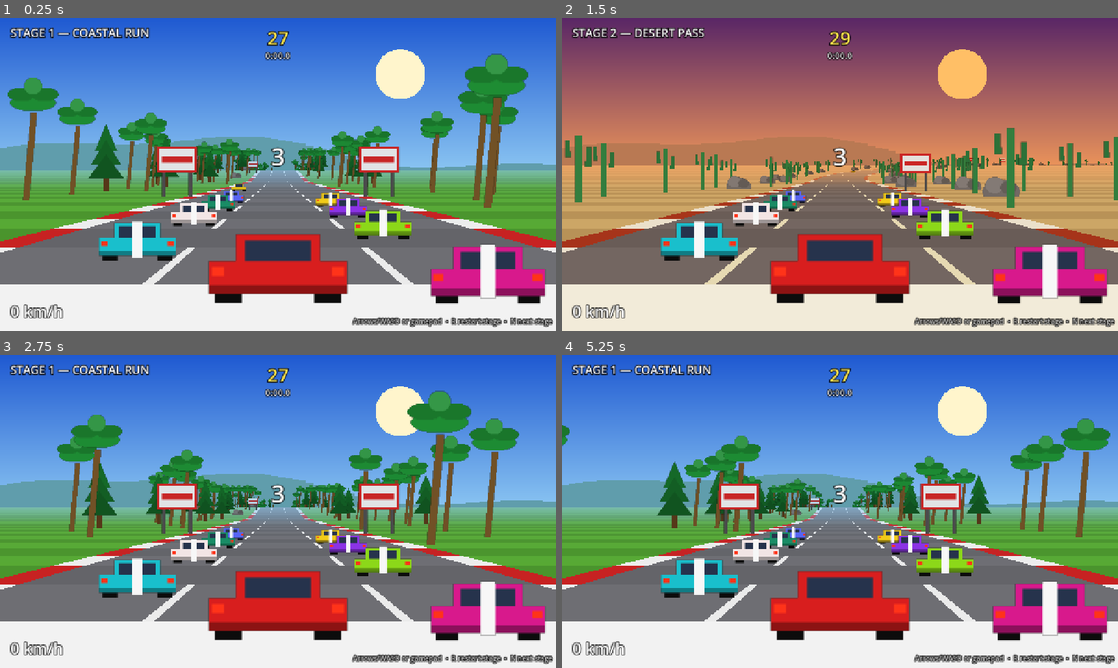
Above: before the commit, frames 1-4 (two rows, left to right).
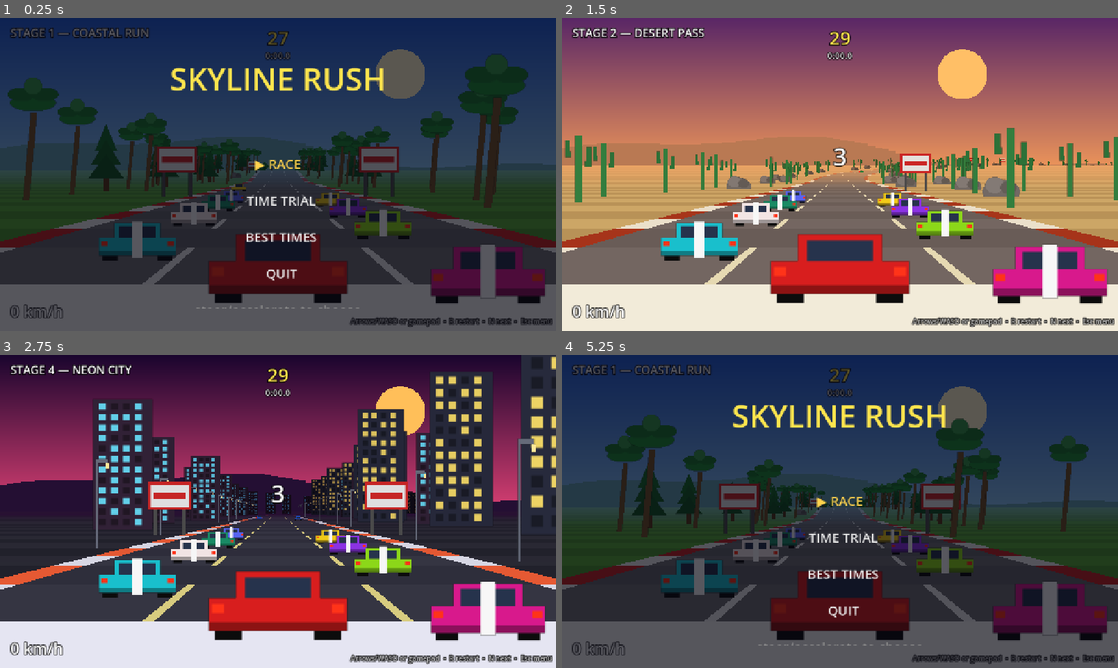
Above: after the commit, the same moments.

Repository: csmallfield/Racer2D
Game: Godot game, scene res://scenes/main.tscn
The game is run twice, just before and just after one commit, with the same random seed, the same clock (stepped at 60 frames per second) and the same inputs.
Inputs:
- Up to frame 1 (0.25 s): no input
- Up to frame 2 (1.5 s): tap Enter (ui_accept) at 0.5, 0.77, 0.8, 1.07, 1.25, 1.35 s; hold D (steer_right) 0.53-1.28 s; tap N (next_level) at 0.6 s; hold S (brake) from 1.28 s (still down)
- Up to frame 3 (2.75 s): tap Enter (ui_accept) at 1.52, 1.82, 2.3 s; tap N (next_level) at 1.55, 2.1 s; tap R (restart) at 2 s; release S (brake) at 2.03 s; hold D (steer_right) from 2.03 s (still down)
- Up to frame 4 (5.25 s): tap Enter (ui_accept) at 2.75, 3.02, 3.32, 3.6, 3.77, 4.07, 4.52, 4.82 s; release D (steer_right) at 2.78 s; hold W (accelerate) 2.78-3.53 s; tap N (next_level) at 2.85, 4.35, 5.1 s; tap R (restart) at 3.5, 4.15 s; hold A (steer_left) 3.53-5.03 s; tap Escape (ui_cancel) at 4.9 s; hold S (brake) from 5.03 s (still down)

The runs differ from the first frame. In frame 1, 99% of the frame differs, in the area x 0-100%, y 0-100%; in frame 2, 0.6%; in frame 3, 76%; in frame 4, 99%.

Commit message:
a menu and two new levels

Diff:
--- a/outrun_pseudo3d/scenes/main.tscn
+++ b/outrun_pseudo3d/scenes/main.tscn
@@ -1,6 +1,6 @@
-[gd_scene format=3 uid="uid://djwr4hdamedvd"]
+[gd_scene load_steps=2 format=3]
 
-[ext_resource type="Script" uid="uid://cgn555k7u2xhx" path="res://scripts/main.gd" id="1"]
+[ext_resource type="Script" path="res://scripts/main.gd" id="1"]
 
-[node name="Main" type="Node2D" unique_id=1133241791]
+[node name="Main" type="Node2D"]
 script = ExtResource("1")
--- a/outrun_pseudo3d/scripts/hud.gd
+++ b/outrun_pseudo3d/scripts/hud.gd
@@ -36,7 +36,7 @@
 	_make_leaderboard()
 	hint_label = _make_label(Vector2(0, 686), Vector2(1272, 30), 16,
 			HORIZONTAL_ALIGNMENT_RIGHT, Color(1, 1, 1, 0.7))
-	hint_label.text = "Arrows/WASD or gamepad  •  R restart stage  •  N next stage"
+	hint_label.text = "Arrows/WASD or gamepad  •  R restart  •  N next  •  Esc menu"
 
 
 func _make_label(pos: Vector2, size: Vector2, font_size: int,
@@ -67,6 +67,13 @@
 
 func set_message(text: String) -> void:
 	message_label.text = text
+
+
+## Reset per-race HUD elements (position, flash) between modes/menu.
+func clear_race_ui() -> void:
+	position_label.text = ""
+	flash_label.text = ""
+	_flash_t = 0.0
 
 
 func set_position_rank(rank: int, total: int) -> void:
--- /dev/null
+++ b/outrun_pseudo3d/scripts/levels/level_04_city.gd
@@ -0,0 +1,53 @@
+extends TrackLevel
+## STAGE 4 — Neon City.
+## Flat, fast, and tight: hard 90-ish corners between straights, heavy
+## traffic, skyline both sides, synthwave dusk palette.
+
+
+func _init() -> void:
+	level_name = "STAGE 4 — NEON CITY"
+	time_limit = 85.0
+	traffic_count = 20
+	music = "music_city"
+	theme = {
+		"sky_top": Color(0.1, 0.02, 0.18),
+		"sky_bottom": Color(0.85, 0.25, 0.45),
+		"sun": Color(1.0, 0.75, 0.35),
+		"hills": Color(0.12, 0.06, 0.2),          # reads as a far skyline
+		"grass_light": Color(0.16, 0.16, 0.2),    # concrete verges
+		"grass_dark": Color(0.13, 0.13, 0.17),
+		"road_light": Color(0.21, 0.21, 0.26),
+		"road_dark": Color(0.18, 0.18, 0.23),
+		"rumble_light": Color(0.85, 0.85, 0.9),
+		"rumble_dark": Color(0.9, 0.35, 0.2),
+		"lane": Color(0.85, 0.8, 0.5),
+		"fog": Color(0.16, 0.06, 0.2),
+		"start": Color(0.9, 0.9, 0.95),
+		"finish": Color(0.06, 0.06, 0.1),
+	}
+
+
+func build(b: TrackBuilder) -> void:
+	var R := TrackBuilder.ROAD
+
+	# --- Road layout: a flat street grid — straights into hard corners ---
+	b.add_straight(R.LENGTH.MEDIUM)
+	b.add_curve(R.LENGTH.SHORT, R.CURVE.HARD)
+	b.add_straight(R.LENGTH.SHORT)
+	b.add_curve(R.LENGTH.SHORT, -R.CURVE.HARD)
+	b.add_straight(R.LENGTH.MEDIUM)
+	b.add_curve(R.LENGTH.MEDIUM, R.CURVE.MEDIUM)
+	b.add_curve(R.LENGTH.SHORT, -R.CURVE.HARD)
+	b.add_straight(R.LENGTH.SHORT)
+	b.add_curve(R.LENGTH.SHORT, R.CURVE.HARD)
+	b.add_straight(R.LENGTH.LONG)
+
+	# --- Scenery: skyline walls, streetlights metronoming past ---
+	var end := b.segments.size()
+	b.add_scenery("building", 10, end, 14, 1.0, 2.2, 3.6)
+	b.add_scenery("building_2", 16, end, 17, -1.0, 2.0, 3.4)
+	b.add_scenery("building_2", 24, end, 23, 1.0, 2.6, 4.0)
+	b.add_scenery("streetlight", 8, end, 10, -1.0, 1.35, 1.45)
+	b.add_scenery("streetlight", 13, end, 10, 1.0, 1.35, 1.45)
+	b.add_sprite(28, "sign", -1.3)
+	b.add_sprite(28, "sign", 1.3)
--- /dev/null
+++ b/outrun_pseudo3d/scripts/levels/level_05_jungle.gd
@@ -0,0 +1,54 @@
+extends TrackLevel
+## STAGE 5 — Jungle Run.
+## Winding and claustrophobic: relentless medium curves over rolling
+## ground, dense canopy walls, thick green haze. Few straights — rhythm
+## is everything.
+
+
+func _init() -> void:
+	level_name = "STAGE 5 — JUNGLE RUN"
+	time_limit = 95.0
+	traffic_count = 10
+	music = "music_jungle"
+	theme = {
+		"sky_top": Color(0.35, 0.6, 0.55),
+		"sky_bottom": Color(0.75, 0.85, 0.6),
+		"sun": Color(1.0, 0.95, 0.75),
+		"hills": Color(0.1, 0.3, 0.2),
+		"grass_light": Color(0.16, 0.42, 0.18),
+		"grass_dark": Color(0.12, 0.36, 0.14),
+		"road_light": Color(0.4, 0.34, 0.26),     # packed dirt
+		"road_dark": Color(0.35, 0.3, 0.22),
+		"rumble_light": Color(0.75, 0.7, 0.55),
+		"rumble_dark": Color(0.5, 0.3, 0.15),
+		"lane": Color(0.7, 0.65, 0.5),
+		"fog": Color(0.3, 0.5, 0.35),
+		"start": Color(0.9, 0.9, 0.8),
+		"finish": Color(0.1, 0.15, 0.08),
+	}
+
+
+func build(b: TrackBuilder) -> void:
+	var R := TrackBuilder.ROAD
+
+	# --- Road layout: winding, hilly, almost no rest ---
+	b.add_straight(R.LENGTH.SHORT)
+	b.add_s_curves()
+	b.add_curve(R.LENGTH.MEDIUM, R.CURVE.MEDIUM, R.HILL.LOW)
+	b.add_low_rolling_hills()
+	b.add_curve(R.LENGTH.MEDIUM, -R.CURVE.MEDIUM, -R.HILL.LOW)
+	b.add_s_curves()
+	b.add_curve(R.LENGTH.SHORT, R.CURVE.HARD, R.HILL.LOW)
+	b.add_low_rolling_hills()
+	b.add_curve(R.LENGTH.MEDIUM, -R.CURVE.MEDIUM)
+	b.add_downhill_to_end()
+
+	# --- Scenery: canopy pressing in on both sides ---
+	var end := b.segments.size()
+	b.add_scenery("tree", 8, end, 5, 1.0, 1.25, 2.2)
+	b.add_scenery("tree", 11, end, 5, -1.0, 1.25, 2.2)
+	b.add_scenery("palm", 14, end, 9, 1.0, 1.5, 2.8)
+	b.add_scenery("palm", 19, end, 9, -1.0, 1.5, 2.8)
+	b.add_scenery("rock", 40, end, 37, -1.0, 1.3, 1.8)
+	b.add_sprite(26, "sign", -1.3)
+	b.add_sprite(26, "sign", 1.3)
--- a/outrun_pseudo3d/scripts/main.gd
+++ b/outrun_pseudo3d/scripts/main.gd
@@ -5,9 +5,13 @@
 const LEVELS_DIR := "res://scripts/levels"
 const AI_LOOKAHEAD := 20        # segments traffic scans ahead for avoidance
 
-enum State { COUNTDOWN, RUNNING, STAGE_CLEAR, GAME_OVER }
+enum State { MENU, LEVEL_SELECT, LEADERBOARD, COUNTDOWN, RUNNING, STAGE_CLEAR, GAME_OVER }
+enum Mode { RACE, TIME_TRIAL }
+
+const MENU_ITEMS: Array[String] = ["RACE", "TIME TRIAL", "BEST TIMES", "QUIT"]
 
 var level_paths: Array = []
+var level_names: Array = []     # display names, parallel to level_paths
 var level_index := 0
 var level: TrackLevel
 var track: TrackBuilder
@@ -18,7 +22,11 @@
 var renderer: RoadRenderer
 var hud: HudLayer
 
-var state: State = State.RUNNING
+var state: State = State.MENU
+var mode: Mode = Mode.RACE
+var menu: MenuLayer
+var menu_sel := 0               # highlighted row in the current menu view
+var select_sel := 0             # highlighted stage in level select / board
 var time_left := 0.0
 var countdown_t := 0.0          # 3..0 pre-race countdown
 var _last_count := -1           # last whole second announced in the countdown
@@ -39,7 +47,10 @@
 	add_child(renderer)
 	hud = HudLayer.new()
 	add_child(hud)
-	_load_level(0)
+	menu = MenuLayer.new()
+	add_child(menu)
+	_load_level(0)   # idle stage 1 as the menu backdrop
+	_enter_menu()
 
 
 ## Levels are auto-discovered: drop a new .gd file into res://scripts/levels/
@@ -58,6 +69,11 @@
 				if not level_paths.has(path):
 					level_paths.append(path)
 	level_paths.sort()
+	level_names.clear()
+	for path in level_paths:
+		var script: GDScript = load(path)
+		var inst: TrackLevel = script.new()
+		level_names.append(inst.level_name)
 	if level_paths.is_empty():
 		push_error("No levels found in %s" % LEVELS_DIR)
 
@@ -81,19 +97,38 @@
 	player = PlayerCar.new()
 	_spawn_traffic()
 	rivals = RivalManager.new()
-	rivals.spawn(self, level.rival_count)
+	rivals.spawn(self, level.rival_count if mode == Mode.RACE else 0)
 
 	time_left = section_time
-	state = State.COUNTDOWN
-	countdown_t = 3.0
-	_last_count = -1
 	_last_beep_second = -1
 	hud.set_stage(level.level_name)
 	hud.set_message("")
 	hud.hide_leaderboard()
+	hud.clear_race_ui()
 	hud.set_race_time(0.0)
 	Audio.stop_engine()
+
+
+## Load a stage and begin its countdown (level music starts here so the
+## idle menu backdrop stays on menu music).
+func _start_race(idx: int) -> void:
+	_load_level(idx)
+	menu.hide_menu()
+	state = State.COUNTDOWN
+	countdown_t = 3.0
+	_last_count = -1
 	Audio.play_music(level.music)
+
+
+func _enter_menu() -> void:
+	state = State.MENU
+	menu_sel = 0
+	hud.set_message("")
+	hud.hide_leaderboard()
+	hud.clear_race_ui()
+	Audio.stop_engine()
+	Audio.play_music("music_menu")
+	menu.show_main(MENU_ITEMS, menu_sel)
 
 
 ## Player checkpoint crossing: extend the section timer (leftover time
@@ -107,6 +142,10 @@
 		time_left += section_time
 		_last_beep_second = -1
 		Audio.play("checkpoint")
+		if mode == Mode.TIME_TRIAL:
+			hud.set_flash("CHECKPOINT")
+			player_next_cp += 1
+			return
 		# Racing-standard delta: "+" behind the leader (red), "-" ahead (green).
 		var leader_t: float = rivals.leader_cp_times[player_next_cp]
 		var green := Color(0.35, 0.95, 0.4)
@@ -153,14 +192,26 @@
 	if track == null:
 		return
 
-	if Input.is_action_just_pressed("restart"):
-		_load_level(level_index)
+	if state >= State.COUNTDOWN:
+		if Input.is_action_just_pressed("restart"):
+			_start_race(level_index)
+			return
+		if Input.is_action_just_pressed("next_level"):
+			_start_race(level_index + 1)
+			return
+
+	# Esc (ui_cancel) backs out of any race state to the menu.
+	if state >= State.COUNTDOWN and Input.is_action_just_pressed("ui_cancel"):
+		_enter_menu()
 		return
-	if Input.is_action_just_pressed("next_level"):
-		_load_level(level_index + 1)
-		return
 
 	match state:
+		State.MENU:
+			_menu_frame(dt)
+		State.LEVEL_SELECT:
+			_level_select_frame(dt)
+		State.LEADERBOARD:
+			_leaderboard_frame(dt)
 		State.COUNTDOWN:
 			_countdown_frame(dt)
 		State.RUNNING:
@@ -168,14 +219,104 @@
 		State.STAGE_CLEAR:
 			race_time += dt   # late finishers still get real times
 			_coast_frame(dt, PlayerCar.MAX_SPEED * 0.35)
-			hud.show_leaderboard(rivals.board_entries(player_finish_time), _board_title)
+			if mode == Mode.RACE:
+				hud.show_leaderboard(rivals.board_entries(player_finish_time),
+						_board_title)
 			if Input.is_action_just_pressed("accelerate"):
-				_load_level(level_index + 1)
+				_start_race(level_index + 1)
 		State.GAME_OVER:
 			_coast_frame(dt, 0.0)
 
 	hud.set_speed(player.speed_kmh())
 	hud.set_time(time_left)
+
+
+## Title menu: traffic ambles through the idle backdrop while the player
+## picks a mode. Navigation: steer/ui up-down, accelerate/ui_accept selects.
+func _menu_frame(dt: float) -> void:
+	_update_traffic(dt)
+	# ui_* actions only: "accelerate" contains the Up arrow and "brake" the
+	# Down arrow, so they would fire alongside ui_up/ui_down navigation.
+	# Enter / Space / gamepad A confirm via ui_accept.
+	var moved := 0
+	if Input.is_action_just_pressed("ui_down"):
+		moved = 1
+	elif Input.is_action_just_pressed("ui_up"):
+		moved = -1
+	if moved != 0:
+		menu_sel = wrapi(menu_sel + moved, 0, MENU_ITEMS.size())
+		Audio.play("menu_move")
+		menu.show_main(MENU_ITEMS, menu_sel)
+	if Input.is_action_just_pressed("ui_accept"):
+		Audio.play("menu_select")
+		match menu_sel:
+			0:
+				mode = Mode.RACE
+				_open_level_select()
+			1:
+				mode = Mode.TIME_TRIAL
+				_open_level_select()
+			2:
+				state = State.LEADERBOARD
+				select_sel = 0
+				_refresh_board()
+			3:
+				get_tree().quit()
+
+
+func _open_level_select() -> void:
+	state = State.LEVEL_SELECT
+	select_sel = level_index
+	menu.show_levels(level_names, select_sel,
+			"RACE" if mode == Mode.RACE else "TIME TRIAL")
+
+
+func _level_select_frame(dt: float) -> void:
+	_update_traffic(dt)
+	var moved := 0
+	if (Input.is_action_just_pressed("ui_down")
+			or Input.is_action_just_pressed("steer_right")):
+		moved = 1
+	elif (Input.is_action_just_pressed("ui_up")
+			or Input.is_action_just_pressed("steer_left")):
+		moved = -1
+	if moved != 0:
+		select_sel = wrapi(select_sel + moved, 0, level_names.size())
+		Audio.play("menu_move")
+		menu.show_levels(level_names, select_sel,
+				"RACE" if mode == Mode.RACE else "TIME TRIAL")
+	if Input.is_action_just_pressed("ui_accept"):
+		Audio.play("menu_select")
+		_start_race(select_sel)
+	elif Input.is_action_just_pressed("ui_cancel"):
+		Audio.play("menu_move")
+		_enter_menu()
+
+
+func _leaderboard_frame(dt: float) -> void:
+	_update_traffic(dt)
+	var moved := 0
+	if (Input.is_action_just_pressed("ui_right")
+			or Input.is_action_just_pressed("steer_right")):
+		moved = 1
+	elif (Input.is_action_just_pressed("ui_left")
+			or Input.is_action_just_pressed("steer_left")):
+		moved = -1
+	if moved != 0:
+		select_sel = wrapi(select_sel + moved, 0, level_names.size())
+		Audio.play("menu_move")
+		_refresh_board()
+	if (Input.is_action_just_pressed("ui_cancel")
+			or Input.is_action_just_pressed("ui_accept")):
+		Audio.play("menu_move")
+		_enter_menu()
+
+
+func _refresh_board() -> void:
+	var fname := String(level_paths[select_sel]).get_file()
+	menu.show_board(String(level_names[select_sel]),
+			Records.get_times(fname, "race"),
+			Records.get_times(fname, "time_trial"))
 
 
 ## Pre-race: racers held on the grid, traffic ambling, big 3-2-1 center
@@ -205,9 +346,11 @@
 	_check_player_checkpoint(prev_z)
 	_update_traffic(dt)
 	rivals.update(dt, self)
-	for e in rivals.events:
-		hud.set_flash(e)
-	hud.set_position_rank(rivals.player_rank(player.position_z), rivals.total_racers())
+	if mode == Mode.RACE:
+		for e in rivals.events:
+			hud.set_flash(e)
+		hud.set_position_rank(rivals.player_rank(player.position_z),
+				rivals.total_racers())
 	_check_collisions()
 	_scroll_background(dt)
 	Audio.update_engine(player.speed / PlayerCar.MAX_SPEED,
@@ -222,16 +365,38 @@
 	if crossed:
 		state = State.STAGE_CLEAR
 		player_finish_time = race_time
-		var entries: Array = rivals.board_entries(player_finish_time)
-		var final_rank := 1
-		for i in range(entries.size()):
-			if bool(entries[i].is_player):
-				final_rank = i + 1
-				break
-		_board_title = "FINISHED %s of %d" % [HudLayer.ordinal(final_rank),
-				rivals.total_racers()]
+		var fname := String(level_paths[level_index]).get_file()
+		var mode_key := "race" if mode == Mode.RACE else "time_trial"
+		var best_rank := Records.add_time(fname, mode_key, player_finish_time)
 		hud.set_message("")
-		hud.show_leaderboard(entries, _board_title)
+		if mode == Mode.RACE:
+			var entries: Array = rivals.board_entries(player_finish_time)
+			var final_rank := 1
+			for i in range(entries.size()):
+				if bool(entries[i].is_player):
+					final_rank = i + 1
+					break
+			_board_title = "FINISHED %s of %d" % [HudLayer.ordinal(final_rank),
+					rivals.total_racers()]
+			if best_rank > 0:
+				_board_title += "  —  BEST #%d" % best_rank
+			hud.show_leaderboard(entries, _board_title)
+		else:
+			# Time trial: your run against the stage's all-time top 10.
+			var times: Array = Records.get_times(fname, mode_key)
+			var entries: Array = []
+			var marked := false
+			for i in range(times.size()):
+				var is_you := (not marked
+						and absf(float(times[i]) - player_finish_time) < 0.0005)
+				if is_you:
+					marked = true
+				entries.append({"name": "YOU" if is_you else "-",
+						"time": float(times[i]), "is_player": is_you})
+			_board_title = "TIME TRIAL — %s" % HudLayer.format_time(player_finish_time)
+			if best_rank > 0:
+				_board_title += "  (BEST #%d)" % best_rank
+			hud.show_leaderboard(entries, _board_title)
 		Audio.play("stage_clear")
 	elif time_left <= 0.0:
 		time_left = 0.0
--- /dev/null
+++ b/outrun_pseudo3d/scripts/menu.gd
@@ -0,0 +1,93 @@
+class_name MenuLayer
+extends CanvasLayer
+## Menu overlay rendered above the (idle) game world: title screen with mode
+## selection, a stage picker, and the persistent best-times board.
+## Purely visual — main.gd owns all input and state; this layer just draws
+## whichever view it's told to.
+
+const TITLE := "SKYLINE RUSH"   # working title — rename at will
+
+var _dim: ColorRect
+var _title_label: Label
+var _content: RichTextLabel
+
+
+func _ready() -> void:
+	_dim = ColorRect.new()
+	_dim.size = Vector2(1280, 720)
+	_dim.color = Color(0.02, 0.02, 0.06, 0.66)
+	add_child(_dim)
+
+	_title_label = Label.new()
+	_title_label.position = Vector2(0, 90)
+	_title_label.size = Vector2(1280, 90)
+	_title_label.horizontal_alignment = HORIZONTAL_ALIGNMENT_CENTER
+	_title_label.add_theme_font_size_override("font_size", 72)
+	_title_label.add_theme_color_override("font_color", Color(1, 0.9, 0.3))
+	_title_label.text = TITLE
+	add_child(_title_label)
+
+	_content = RichTextLabel.new()
+	_content.position = Vector2(240, 230)
+	_content.size = Vector2(800, 440)
+	_content.bbcode_enabled = true
+	_content.scroll_active = false
+	_content.add_theme_font_size_override("normal_font_size", 30)
+	_content.add_theme_font_size_override("bold_font_size", 30)
+	add_child(_content)
+
+
+func hide_menu() -> void:
+	visible = false
+
+
+## items: displayed strings; sel: highlighted index.
+func show_main(items: Array[String], sel: int) -> void:
+	visible = true
+	_title_label.text = TITLE
+	var rows := "\n\n[center]"
+	for i in range(items.size()):
+		rows += _row(items[i], i == sel) + "\n\n"
+	rows += "[color=#888888]steer/accelerate to choose[/color][/center]"
+	_content.text = rows
+
+
+## Stage picker: left/right cycles, shown with the chosen mode as context.
+func show_levels(stage_names: Array, sel: int, mode_name: String) -> void:
+	visible = true
+	_title_label.text = mode_name
+	var rows := "\n\n[center][color=#aaaaaa]SELECT STAGE[/color]\n\n"
+	for i in range(stage_names.size()):
+		rows += _row(String(stage_names[i]), i == sel) + "\n"
+	rows += "\n[color=#888888]accelerate to start  •  brake for menu[/color][/center]"
+	_content.text = rows
+
+
+## Best-times board for one stage: race and time-trial columns side by side.
+func show_board(stage_name: String, race_times: Array, tt_times: Array) -> void:
+	visible = true
+	_title_label.text = "BEST TIMES"
+	var rows := "[center][b]%s[/b]\n" % stage_name
+	rows += "[color=#888888]steer to change stage  •  brake for menu[/color]\n\n[/center]"
+	rows += "[table=4]"
+	rows += "[cell][color=#ffd24d]  RACE[/color][/cell][cell][/cell]"
+	rows += "[cell][color=#ffd24d]  TIME TRIAL[/color][/cell][cell][/cell]"
+	for i in range(Records.MAX_ENTRIES):
+		rows += _time_cell(i, race_times)
+		rows += _time_cell(i, tt_times)
+	rows += "[/table]"
+	_content.text = rows
+
+
+static func _time_cell(i: int, times: Array) -> String:
+	var rank := "[cell][color=#e8e8e8]  %2d.  [/color][/cell]" % (i + 1)
+	if i < times.size():
+		return rank + "[cell][color=#e8e8e8]%s   [/color][/cell]" \
+				% HudLayer.format_time(float(times[i]))
+	return rank + "[cell][color=#555555]—:——   [/color][/cell]"
+
+
+static func _row(text: String, selected: bool) -> String:
+	if selected:
+		return "[color=#ffd24d]▶ %s[/color]" % text
+	return "[color=#e8e8e8]  %s[/color]" % text
--- /dev/null
+++ b/outrun_pseudo3d/scripts/records.gd
@@ -0,0 +1,53 @@
+class_name Records
+extends RefCounted
+## Persistent best times: top 10 per level per mode, saved as JSON in
+## user:// (survives updates; per-OS user data directory).
+## Keys are level filenames ("level_01_coastal.gd") so records survive
+## reordering; modes are "race" and "time_trial".
+
+const SAVE_PATH := "user://best_times.json"
+const MAX_ENTRIES := 10
+
+
+## Insert a time; returns its 1-based rank if it made the top 10, else -1.
+static func add_time(level_file: String, mode: String, t: float) -> int:
+	var all := _load_all()
+	if not all.has(level_file):
+		all[level_file] = {}
+	var per_level: Dictionary = all[level_file]
+	if not per_level.has(mode):
+		per_level[mode] = []
+	var times: Array = per_level[mode]
+	times.append(t)
+	times.sort()
+	if times.size() > MAX_ENTRIES:
+		times.resize(MAX_ENTRIES)
+	per_level[mode] = times
+	_save_all(all)
+	var rank := times.find(t)
+	return rank + 1 if rank >= 0 else -1
+
+
+static func get_times(level_file: String, mode: String) -> Array:
+	var all := _load_all()
+	if all.has(level_file) and (all[level_file] as Dictionary).has(mode):
+		return all[level_file][mode]
+	return []
+
+
+static func _load_all() -> Dictionary:
+	if not FileAccess.file_exists(SAVE_PATH):
+		return {}
+	var f := FileAccess.open(SAVE_PATH, FileAccess.READ)
+	if f == null:
+		return {}
+	var parsed: Variant = JSON.parse_string(f.get_as_text())
+	return parsed if parsed is Dictionary else {}
+
+
+static func _save_all(data: Dictionary) -> void:
+	var f := FileAccess.open(SAVE_PATH, FileAccess.WRITE)
+	if f == null:
+		push_warning("Records: cannot write %s" % SAVE_PATH)
+		return
+	f.store_string(JSON.stringify(data))
--- a/outrun_pseudo3d/scripts/rivals.gd
+++ b/outrun_pseudo3d/scripts/rivals.gd
@@ -58,7 +58,7 @@
 	var cp_count: int = main.cp_zs.size()
 	for k in range(cp_count):
 		leader_cp_times.append(-1.0)
-	var n := clampi(count, 1, NAMES.size())
+	var n := clampi(count, 0, NAMES.size())
 	for i in range(n):
 		var t := float(i) / float(maxi(1, n - 1))
 		var base: float = lerpf(CRUISE_MIN, CRUISE_MAX, t) * PlayerCar.MAX_SPEED
--- a/outrun_pseudo3d/scripts/sprite_catalog.gd
+++ b/outrun_pseudo3d/scripts/sprite_catalog.gd
@@ -56,6 +56,18 @@
 			"texture": _make_rival(rival_colors[i]),
 			"world_w": 510.0, "world_h": 295.0, "collidable": true,
 		}
+	_cache["building"] = {
+		"texture": _make_building(Color(0.16, 0.17, 0.24), Color(0.95, 0.85, 0.4)),
+		"world_w": 2200.0, "world_h": 5200.0, "collidable": true,
+	}
+	_cache["building_2"] = {
+		"texture": _make_building(Color(0.2, 0.14, 0.22), Color(0.4, 0.85, 0.95)),
+		"world_w": 1800.0, "world_h": 3800.0, "collidable": true,
+	}
+	_cache["streetlight"] = {
+		"texture": _make_streetlight(),
+		"world_w": 260.0, "world_h": 1500.0, "collidable": false,
+	}
 	_cache["tree"] = {
 		"texture": _make_tree(Color(0.09, 0.42, 0.16), Color(0.35, 0.22, 0.1)),
 		"world_w": 1300.0, "world_h": 2300.0, "collidable": true,
@@ -139,6 +151,29 @@
 	return _to_texture(img)
 
 
+## Tower block with a lit-window grid — city skyline placeholder.
+static func _make_building(body: Color, window: Color) -> ImageTexture:
+	var img := _new_image(64, 128)
+	img.fill_rect(Rect2i(2, 2, 60, 124), body)
+	for row in range(6, 120, 10):
+		for col in range(8, 54, 12):
+			if randf() < 0.72:
+				img.fill_rect(Rect2i(col, row, 7, 6), window)
+			else:
+				img.fill_rect(Rect2i(col, row, 7, 6), body.darkened(0.35))
+	return _to_texture(img)
+
+
+## Roadside street light: pole with an arm and a warm lamp head.
+static func _make_streetlight() -> ImageTexture:
+	var img := _new_image(48, 96)
+	var pole := Color(0.4, 0.42, 0.48)
+	img.fill_rect(Rect2i(6, 8, 5, 88), pole)
+	img.fill_rect(Rect2i(6, 8, 34, 4), pole)
+	img.fill_rect(Rect2i(34, 12, 10, 6), Color(1.0, 0.92, 0.6))
+	return _to_texture(img)
+
+
 static func _make_tree(leaf: Color, trunk: Color) -> ImageTexture:
 	var img := _new_image(80, 128)
 	img.fill_rect(Rect2i(34, 96, 12, 32), trunk)
Not shown, added: outrun_pseudo3d/scripts/levels/level_04_city.gd.uid
Not shown, added: outrun_pseudo3d/scripts/levels/level_05_jungle.gd.uid
Not shown, added: outrun_pseudo3d/scripts/menu.gd.uid
Not shown, added: outrun_pseudo3d/scripts/records.gd.uid
Not shown, changed: outrun_pseudo3d/MANIFEST.md
Not shown, changed: outrun_pseudo3d/README.md
Not shown, changed: outrun_pseudo3d/assets/audio/SOUNDS.md
